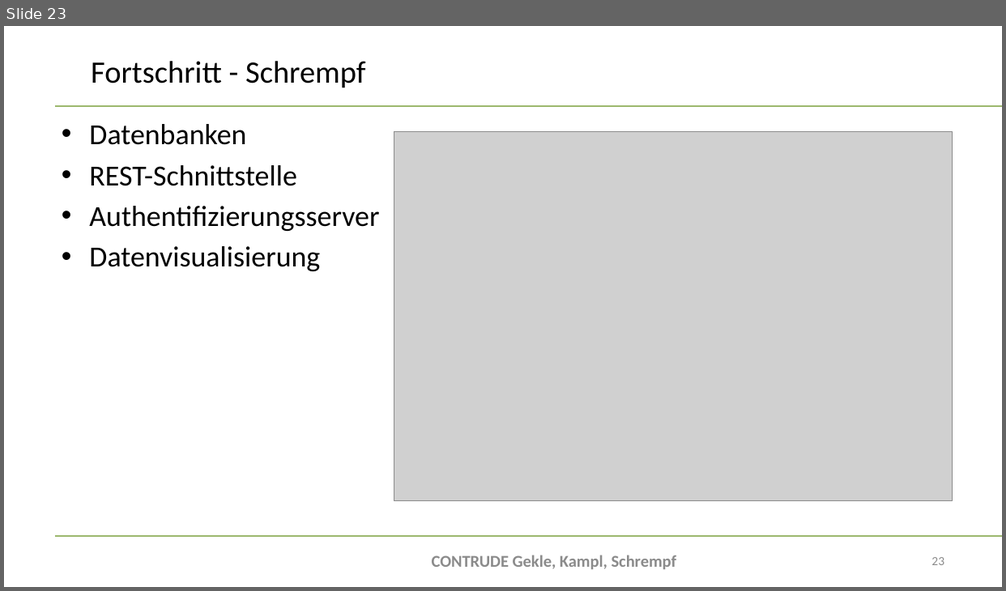
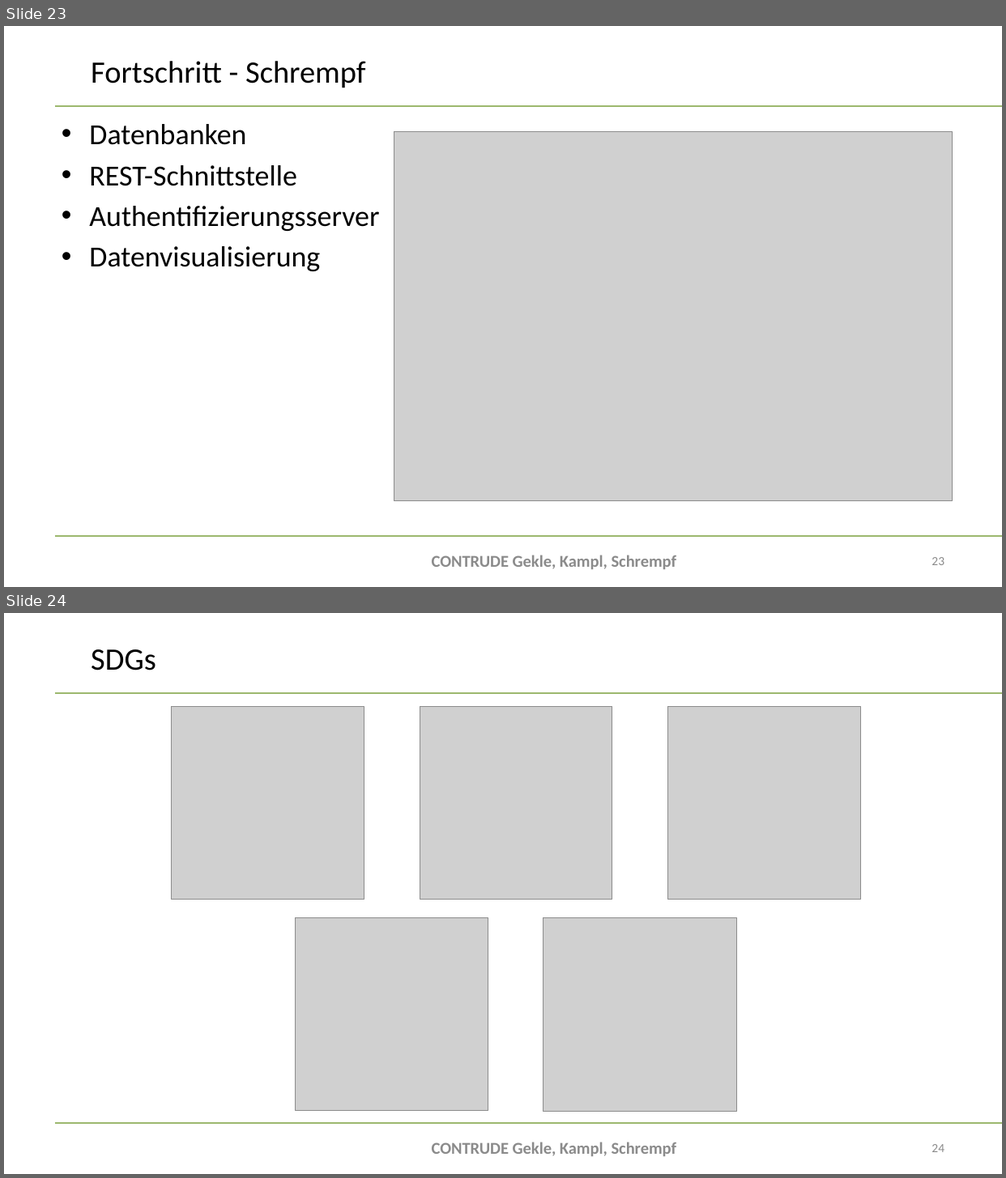
Before and after one commit to bitsneak/Contrude, a slide deck: Diplomarbeit/doc/Presentations/DA-Präsentation2024_Zweitpräsentation.pptx. Shown one above the other, each under a label of ours: slide 23 before the commit, slides 23 and 24 after it. The pictures are 1006x591 and 1006x1178 pixels, drawn with LibreOffice and Linux fonts; fonts in the diff are those of the drawing; grey boxes stand for pictures; background and template pictures are left out. Boxes give left, top, right and bottom in pixels: in the first picture for what was removed or moved away, otherwise in the second. Text is boxed around its words. In the diff, an @@ line names an element or a change of style, - is before the commit and + after.

```diff
--- a/Diplomarbeit/doc/Presentations/DA-Präsentation2024_Zweitpräsentation.pptx
+++ b/Diplomarbeit/doc/Presentations/DA-Präsentation2024_Zweitpräsentation.pptx
@@ slide 24 added at bbox=[4, 613, 1002, 1174], background #FFFFFF; not listed: 2 template elements that a slide beside it also shows @@
@@ title added at bbox=[91, 649, 156, 671], 30 pt, text #000000 @@
+SDGs
@@ picture added at bbox=[171, 707, 364, 899] @@
@@ picture added at bbox=[420, 707, 612, 899] @@
@@ picture added at bbox=[668, 707, 860, 899] @@
@@ picture added at bbox=[296, 918, 488, 1110] @@
@@ picture added at bbox=[543, 918, 738, 1112] @@
@@ text added at bbox=[432, 1142, 677, 1157], 16 pt, text #8C8C8C, bold @@
+CONTRUDE Gekle, Kampl, Schrempf
@@ page number added at bbox=[931, 1144, 944, 1152], 12 pt, text #8C8C8C @@
+24
```
Also in this commit, not shown: 9 slides changed, 1 slide removed, 1 other file.
